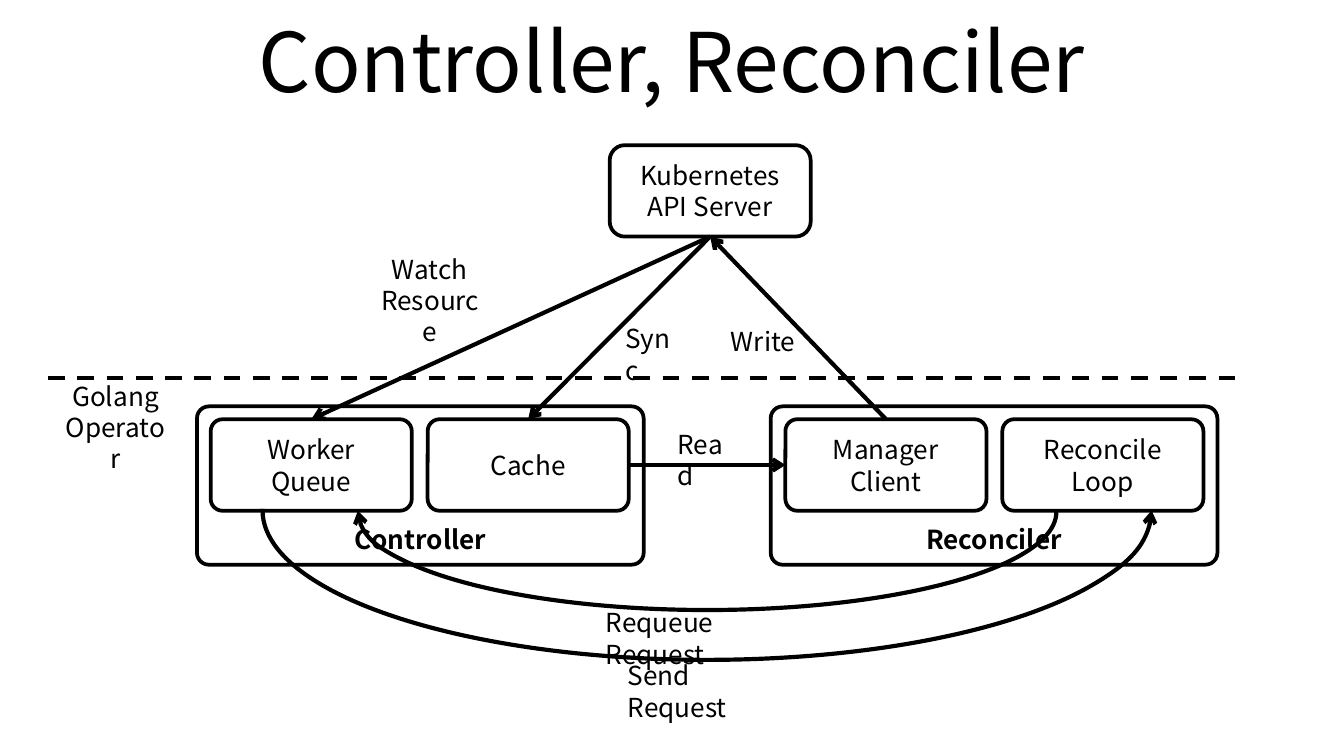
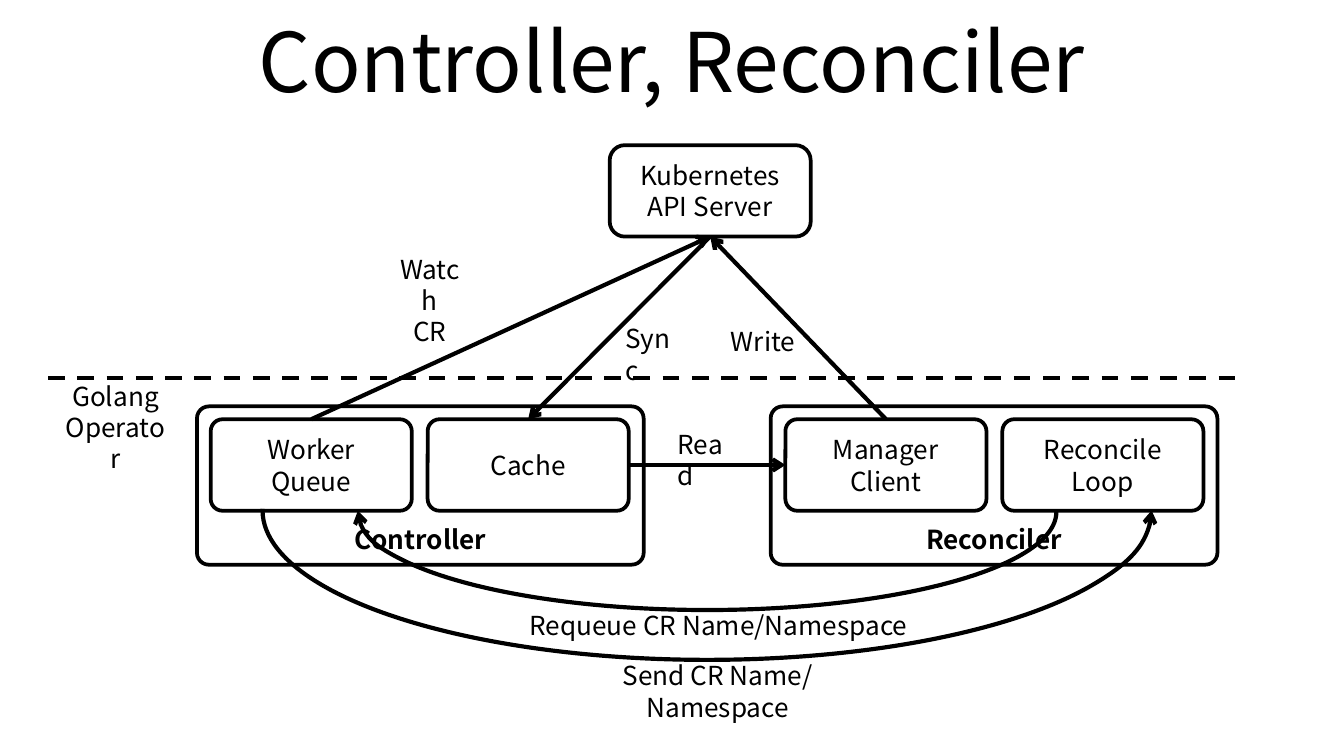
Before and after one commit to ssup2/blog-old, a slide deck: slide 1 of images/programming/Kubernetes_Operator_SDK_Golang/Kubernetes_Operator_SDK_Golang.pptx. Drawn at 1344x756 pixels with LibreOffice and Linux fonts; fonts in the diff are those of the drawing. Boxes give left, top, right and bottom in pixels: in the first picture for what was removed or moved away, otherwise in the second. Text is boxed around its words. In the diff, an @@ line names an element or a change of style, - is before the commit and + after.

```diff
--- a/images/programming/Kubernetes_Operator_SDK_Golang/Kubernetes_Operator_SDK_Golang.pptx
+++ b/images/programming/Kubernetes_Operator_SDK_Golang/Kubernetes_Operator_SDK_Golang.pptx
@@ arrow (710, 237) - (312, 419): arrowheads changed @@
@@ text "Watch": place and size @@
-text "Watch" at <box>392,258,468,280</box>
+text "Watch" at <box>413,321,446,342</box>
@@ text at <box>413,321,446,342</box>: text changed @@
-Resource
+CR
@@ arc (boxed as its full ellipse) at <box>358,414,1056,610</box>: proportions changed @@
@@ text at <box>529,608,907,641</box>: text changed @@
-Requeue Request
+Requeue CR Name/Namespace
@@ text at <box>623,659,813,723</box>: text changed @@
-Send Request
+Send CR Name/Namespace
```
Also in this commit, not shown: 3 other files.
